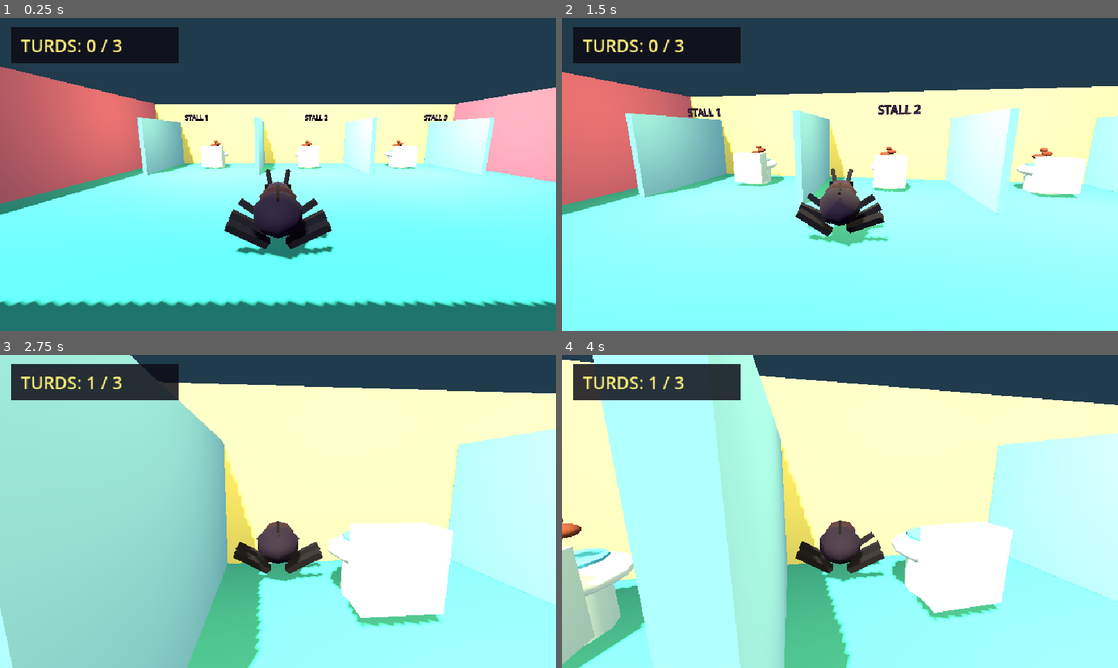
Above: before the commit, frames 1-4 (two rows, left to right).
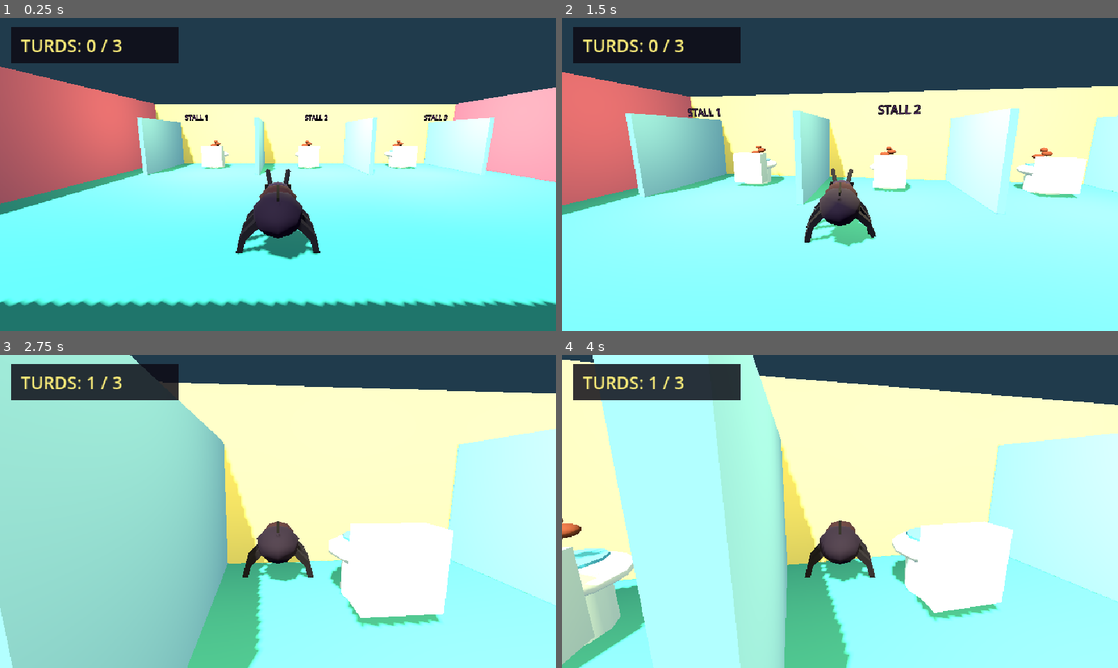
Above: after the commit, the same moments.

Repository: blanzy-labs/turd-burglar
Game: Godot game, scene res://scenes/main.tscn
Two runs of this game, one before a commit and one after it. Both use one fixed random seed, a clock stepped at 60 frames per second and the inputs below.
Inputs (mouse positions are in pixels of both pictures, inside the frame that each line leads up to):
- Up to frame 1 (0.25 s): no input
- Up to frame 2 (1.5 s): tap Enter at 0.5 s; move the mouse to (867, 174) at 0.52 s; hold W (move_forward) from 0.53 s (still down); tap E at 0.6 s; move the mouse to (812, 174) at 1.27 s; tap R at 1.35 s
- Up to frame 3 (2.75 s): keep holding W (move_forward); move the mouse to (289, 505) at 2.02 s; tap E at 2.1 s
- Up to frame 4 (4 s): keep holding W (move_forward); move the mouse to (834, 517) at 2.77 s; tap R at 2.85 s; tap Space at 3.5 s; move the mouse to (878, 514) at 3.52 s; tap E at 3.6 s

The runs differ from the first frame. In frame 1, 1.2% of the frame differs, in the area x 40-61%, y 57-76%; in frame 2, 1.0%; in frame 3, 0.8%; in frame 4, 0.8%.

Commit message:
TB-R03A-001: Ground and Articulate the Procedural Beetle Gait

Diff:
--- a/scenes/player.tscn
+++ b/scenes/player.tscn
@@ -55,9 +55,13 @@
 material = SubResource("Material_mask")
 size = Vector3(0.56, 0.18, 0.075)
 
-[sub_resource type="BoxMesh" id="BoxMesh_leg"]
+[sub_resource type="BoxMesh" id="BoxMesh_leg_upper"]
 material = SubResource("Material_limb")
-size = Vector3(0.13, 0.68, 0.13)
+size = Vector3(0.11, 0.34, 0.11)
+
+[sub_resource type="BoxMesh" id="BoxMesh_leg_lower"]
+material = SubResource("Material_limb")
+size = Vector3(0.095, 0.3, 0.095)
 
 [sub_resource type="CapsuleMesh" id="CapsuleMesh_antenna"]
 material = SubResource("Material_limb")
@@ -113,35 +117,113 @@
 rotation = Vector3(-0.94, 0, -0.18)
 mesh = SubResource("CapsuleMesh_antenna")
 
-[node name="LegLeftFront" type="MeshInstance3D" parent="Body"]
-position = Vector3(-0.43, 0.35, -0.52)
-rotation = Vector3(-0.35, 0, 0.98)
-mesh = SubResource("BoxMesh_leg")
-
-[node name="LegLeftMiddle" type="MeshInstance3D" parent="Body"]
-position = Vector3(-0.48, 0.32, -0.05)
-rotation = Vector3(0, 0, 1.08)
-mesh = SubResource("BoxMesh_leg")
-
-[node name="LegLeftRear" type="MeshInstance3D" parent="Body"]
-position = Vector3(-0.44, 0.34, 0.43)
-rotation = Vector3(0.35, 0, 0.98)
-mesh = SubResource("BoxMesh_leg")
-
-[node name="LegRightFront" type="MeshInstance3D" parent="Body"]
-position = Vector3(0.43, 0.35, -0.52)
-rotation = Vector3(-0.35, 0, -0.98)
-mesh = SubResource("BoxMesh_leg")
-
-[node name="LegRightMiddle" type="MeshInstance3D" parent="Body"]
-position = Vector3(0.48, 0.32, -0.05)
-rotation = Vector3(0, 0, -1.08)
-mesh = SubResource("BoxMesh_leg")
-
-[node name="LegRightRear" type="MeshInstance3D" parent="Body"]
-position = Vector3(0.44, 0.34, 0.43)
-rotation = Vector3(0.35, 0, -0.98)
-mesh = SubResource("BoxMesh_leg")
+[node name="LegLeftFront" type="Node3D" parent="Body"]
+position = Vector3(-0.29, 0.525, -0.48)
+rotation = Vector3(-0.22, 0, -0.75)
+
+[node name="Upper" type="Node3D" parent="Body/LegLeftFront"]
+
+[node name="Mesh" type="MeshInstance3D" parent="Body/LegLeftFront/Upper"]
+position = Vector3(0, -0.17, 0)
+mesh = SubResource("BoxMesh_leg_upper")
+
+[node name="Lower" type="Node3D" parent="Body/LegLeftFront/Upper"]
+position = Vector3(0, -0.34, 0)
+rotation = Vector3(0.08, 0, 0.5)
+
+[node name="Mesh" type="MeshInstance3D" parent="Body/LegLeftFront/Upper/Lower"]
+position = Vector3(0, -0.15, 0)
+mesh = SubResource("BoxMesh_leg_lower")
+
+[node name="LegLeftMiddle" type="Node3D" parent="Body"]
+position = Vector3(-0.31, 0.51, -0.03)
+rotation = Vector3(0, 0, -0.75)
+
+[node name="Upper" type="Node3D" parent="Body/LegLeftMiddle"]
+
+[node name="Mesh" type="MeshInstance3D" parent="Body/LegLeftMiddle/Upper"]
+position = Vector3(0, -0.17, 0)
+mesh = SubResource("BoxMesh_leg_upper")
+
+[node name="Lower" type="Node3D" parent="Body/LegLeftMiddle/Upper"]
+position = Vector3(0, -0.34, 0)
+rotation = Vector3(0, 0, 0.5)
+
+[node name="Mesh" type="MeshInstance3D" parent="Body/LegLeftMiddle/Upper/Lower"]
+position = Vector3(0, -0.15, 0)
+mesh = SubResource("BoxMesh_leg_lower")
+
+[node name="LegLeftRear" type="Node3D" parent="Body"]
+position = Vector3(-0.29, 0.525, 0.42)
+rotation = Vector3(0.22, 0, -0.75)
+
+[node name="Upper" type="Node3D" parent="Body/LegLeftRear"]
+
+[node name="Mesh" type="MeshInstance3D" parent="Body/LegLeftRear/Upper"]
+position = Vector3(0, -0.17, 0)
+mesh = SubResource("BoxMesh_leg_upper")
+
+[node name="Lower" type="Node3D" parent="Body/LegLeftRear/Upper"]
+position = Vector3(0, -0.34, 0)
+rotation = Vector3(-0.08, 0, 0.5)
+
+[node name="Mesh" type="MeshInstance3D" parent="Body/LegLeftRear/Upper/Lower"]
+position = Vector3(0, -0.15, 0)
+mesh = SubResource("BoxMesh_leg_lower")
+
+[node name="LegRightFront" type="Node3D" parent="Body"]
+position = Vector3(0.29, 0.525, -0.48)
+rotation = Vector3(-0.22, 0, 0.75)
+
+[node name="Upper" type="Node3D" parent="Body/LegRightFront"]
+
+[node name="Mesh" type="MeshInstance3D" parent="Body/LegRightFront/Upper"]
+position = Vector3(0, -0.17, 0)
+mesh = SubResource("BoxMesh_leg_upper")
+
+[node name="Lower" type="Node3D" parent="Body/LegRightFront/Upper"]
+position = Vector3(0, -0.34, 0)
+rotation = Vector3(0.08, 0, -0.5)
+
+[node name="Mesh" type="MeshInstance3D" parent="Body/LegRightFront/Upper/Lower"]
+position = Vector3(0, -0.15, 0)
+mesh = SubResource("BoxMesh_leg_lower")
+
+[node name="LegRightMiddle" type="Node3D" parent="Body"]
+position = Vector3(0.31, 0.51, -0.03)
+rotation = Vector3(0, 0, 0.75)
+
+[node name="Upper" type="Node3D" parent="Body/LegRightMiddle"]
+
+[node name="Mesh" type="MeshInstance3D" parent="Body/LegRightMiddle/Upper"]
+position = Vector3(0, -0.17, 0)
+mesh = SubResource("BoxMesh_leg_upper")
+
+[node name="Lower" type="Node3D" parent="Body/LegRightMiddle/Upper"]
+position = Vector3(0, -0.34, 0)
+rotation = Vector3(0, 0, -0.5)
+
+[node name="Mesh" type="MeshInstance3D" parent="Body/LegRightMiddle/Upper/Lower"]
+position = Vector3(0, -0.15, 0)
+mesh = SubResource("BoxMesh_leg_lower")
+
+[node name="LegRightRear" type="Node3D" parent="Body"]
+position = Vector3(0.29, 0.525, 0.42)
+rotation = Vector3(0.22, 0, 0.75)
+
+[node name="Upper" type="Node3D" parent="Body/LegRightRear"]
+
+[node name="Mesh" type="MeshInstance3D" parent="Body/LegRightRear/Upper"]
+position = Vector3(0, -0.17, 0)
+mesh = SubResource("BoxMesh_leg_upper")
+
+[node name="Lower" type="Node3D" parent="Body/LegRightRear/Upper"]
+position = Vector3(0, -0.34, 0)
+rotation = Vector3(-0.08, 0, -0.5)
+
+[node name="Mesh" type="MeshInstance3D" parent="Body/LegRightRear/Upper/Lower"]
+position = Vector3(0, -0.15, 0)
+mesh = SubResource("BoxMesh_leg_lower")
 
 [node name="ShellSeam" type="MeshInstance3D" parent="Body"]
 position = Vector3(0, 0.945, 0.34)
--- a/scripts/player.gd
+++ b/scripts/player.gd
@@ -26,6 +26,8 @@
 var locomotion_weight := 0.0
 var neutral_body_transform: Transform3D
 var neutral_part_transforms: Dictionary = {}
+var neutral_upper_transforms: Dictionary = {}
+var neutral_lower_transforms: Dictionary = {}
 
 
 func _ready() -> void:
@@ -61,9 +63,13 @@
 
 func _capture_neutral_visual_transforms() -> void:
 	neutral_body_transform = visual_body.transform
-	for part_name in LEG_NAMES + [&"Abdomen", &"AntennaLeft", &"AntennaRight"]:
+	for part_name in LEG_NAMES + [&"Thorax", &"Abdomen", &"AntennaLeft", &"AntennaRight"]:
 		var part := visual_body.get_node(NodePath(part_name)) as Node3D
 		neutral_part_transforms[part_name] = part.transform
+	for leg_name: StringName in LEG_NAMES:
+		var leg := visual_body.get_node(NodePath(leg_name)) as Node3D
+		neutral_upper_transforms[leg_name] = (leg.get_node("Upper") as Node3D).transform
+		neutral_lower_transforms[leg_name] = (leg.get_node("Upper/Lower") as Node3D).transform
 
 
 func _update_locomotion(delta: float) -> void:
@@ -84,45 +90,65 @@
 func _pose_legs() -> void:
 	for leg_name: StringName in LEG_NAMES:
 		var leg := visual_body.get_node(NodePath(leg_name)) as Node3D
-		var neutral: Transform3D = neutral_part_transforms[leg_name]
+		var upper := leg.get_node("Upper") as Node3D
+		var lower := leg.get_node("Upper/Lower") as Node3D
+		var neutral_root: Transform3D = neutral_part_transforms[leg_name]
+		var neutral_upper: Transform3D = neutral_upper_transforms[leg_name]
+		var neutral_lower: Transform3D = neutral_lower_transforms[leg_name]
 		var tripod_sign := 1.0 if leg_name in TRIPOD_A else -1.0
 		var stride := sin(gait_phase) * tripod_sign
 		var role_scale := 0.86 if "Middle" in leg_name else (1.0 if "Front" in leg_name else 0.92)
 		var side_sign := -1.0 if "Left" in leg_name else 1.0
-		var rotation_offset := Vector3(
-			stride * 0.34 * role_scale,
-			stride * side_sign * 0.08,
-			-stride * side_sign * 0.06
+		var swing_curve := pow(maxf(0.0, stride), 1.25)
+		var support_curve := maxf(0.0, -stride)
+		var root_offset := Vector3(stride * 0.10 * role_scale, stride * side_sign * 0.035, 0.0) * locomotion_weight
+		var upper_offset := Vector3(stride * 0.44 * role_scale, stride * side_sign * 0.055, 0.0) * locomotion_weight
+		var lower_offset := Vector3(
+			-stride * 0.14 * role_scale,
+			0.0,
+			side_sign * (swing_curve * 0.42 + support_curve * -0.045)
 		) * locomotion_weight
-		var lift := maxf(0.0, stride) * 0.035 * locomotion_weight
 		leg.transform = Transform3D(
-			neutral.basis * Basis.from_euler(rotation_offset),
-			neutral.origin + Vector3(0.0, lift, stride * 0.018 * locomotion_weight)
+			neutral_root.basis * Basis.from_euler(root_offset),
+			neutral_root.origin
 		)
+		upper.transform = Transform3D(neutral_upper.basis * Basis.from_euler(upper_offset), neutral_upper.origin)
+		lower.transform = Transform3D(neutral_lower.basis * Basis.from_euler(lower_offset), neutral_lower.origin)
 
 
 func _pose_body_and_antennae() -> void:
 	var double_step := sin(gait_phase * 2.0)
+	var support_transfer := sin(gait_phase)
 	var body_euler := neutral_body_transform.basis.get_euler()
 	visual_body.position = neutral_body_transform.origin + Vector3(
 		0.0,
-		0.032 * (0.5 + 0.5 * double_step) * locomotion_weight,
+		0.026 * (0.5 + 0.5 * double_step) * locomotion_weight,
 		0.0
 	)
 	visual_body.rotation = Vector3(
 		body_euler.x,
 		visual_body.rotation.y,
-		0.025 * sin(gait_phase) * locomotion_weight + body_euler.z
+		0.035 * support_transfer * locomotion_weight + body_euler.z
 	)
+
+	var thorax := visual_body.get_node("Thorax") as Node3D
+	var neutral_thorax: Transform3D = neutral_part_transforms[&"Thorax"]
+	var thorax_offset := Vector3(0.018 * double_step, 0.0, 0.024 * support_transfer) * locomotion_weight
+	thorax.transform = Transform3D(neutral_thorax.basis * Basis.from_euler(thorax_offset), neutral_thorax.origin)
+
+	var abdomen := visual_body.get_node("Abdomen") as Node3D
+	var neutral_abdomen: Transform3D = neutral_part_transforms[&"Abdomen"]
+	var abdomen_offset := Vector3(-0.008 * double_step, 0.0, -0.014 * support_transfer) * locomotion_weight
+	abdomen.transform = Transform3D(neutral_abdomen.basis * Basis.from_euler(abdomen_offset), neutral_abdomen.origin)
 
 	for antenna_name: StringName in [&"AntennaLeft", &"AntennaRight"]:
 		var antenna := visual_body.get_node(NodePath(antenna_name)) as Node3D
 		var neutral: Transform3D = neutral_part_transforms[antenna_name]
 		var side_sign := -1.0 if antenna_name == &"AntennaLeft" else 1.0
 		var response := Vector3(
-			0.055 * sin(gait_phase + side_sign * 0.35),
+			0.04 * sin(gait_phase + side_sign * 0.35),
 			0.0,
-			side_sign * 0.025 * double_step
+			side_sign * 0.018 * double_step
 		) * locomotion_weight
 		antenna.transform = Transform3D(neutral.basis * Basis.from_euler(response), neutral.origin)
 
